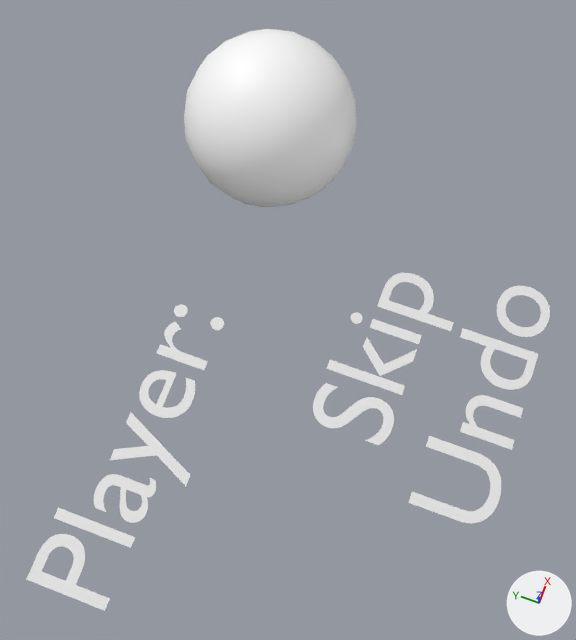
Renders of the Blender file Game/HUD.blend from each side of a commit.
Camera for both pictures: a 50 mm lens placed at (3.209, 1.71, 1.999), pointed at (3.843, 1.943, 0.011). The axes (+X, +Y, +Z) are drawn at lower right. The lights are the same throughout.

Objects in the first picture: 'Icosphere', 'Text', 'Text.001', 'Text.002'.
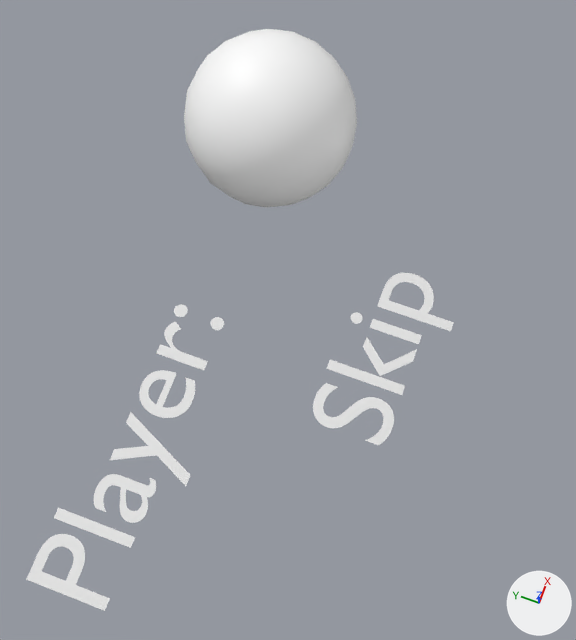
Boxes [x1, y1, x2, y2] around the edits, measured in the pictures (576 x 640 px):
'Text.002', deleted: before [408, 286, 550, 523]

The change, as a list of edits to the scene's bpy script:
```text
Remove ob_text_002:
    ob_text_002 = bpy.data.objects.new('Text.002', txt_text_002)
    ob_text_002.location = (3.486, 1.3, 0.0)
```
